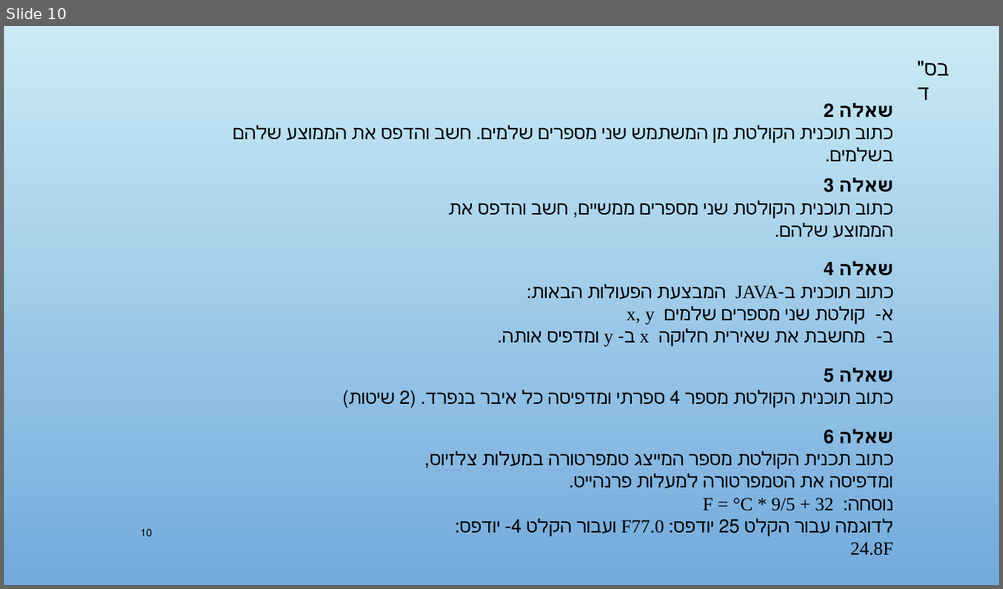
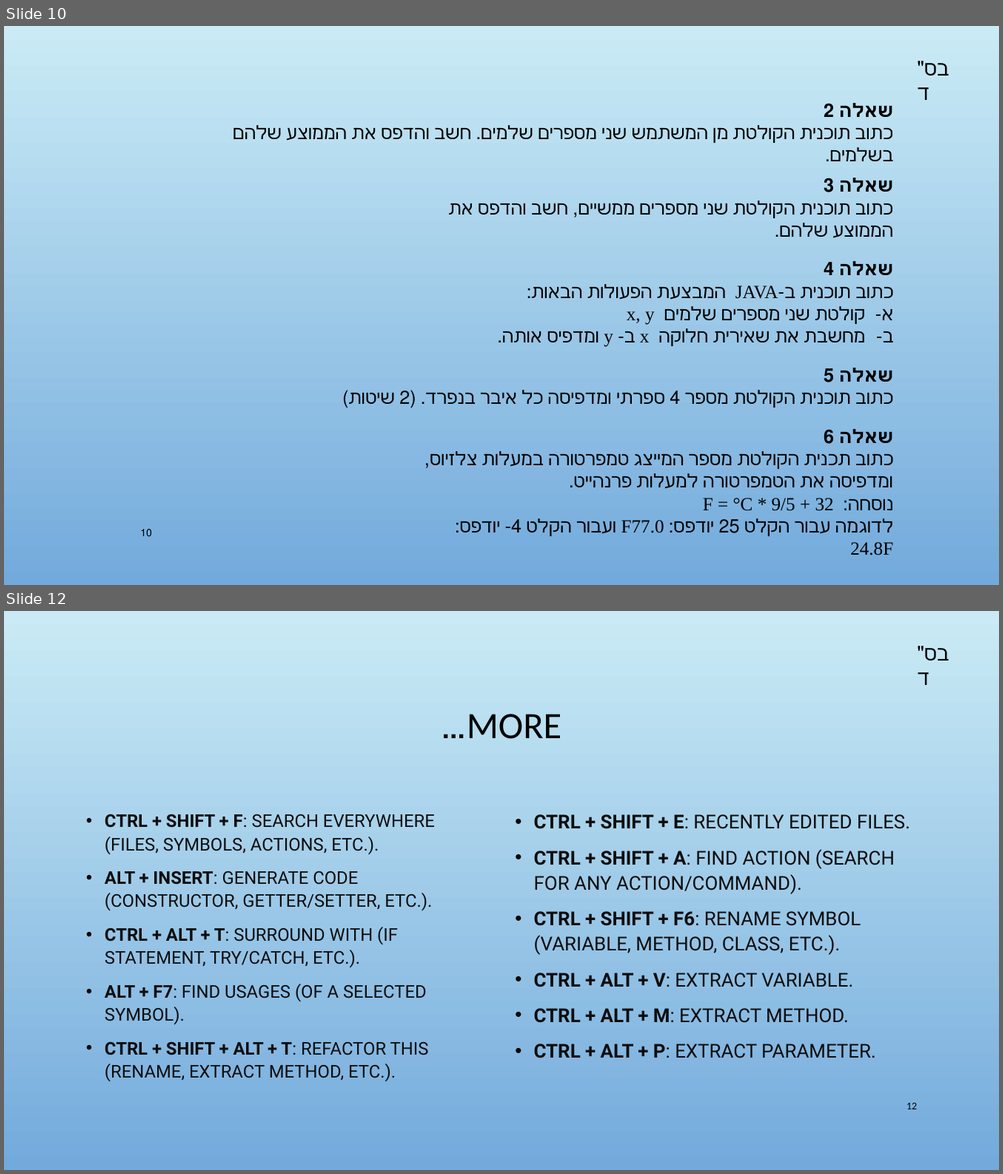
Before and after one commit to MosheOfer1/Intro_course_24, a slide deck: תרגול 1.pptx. Shown one above the other, each under a label of ours: slide 10 before the commit, slides 10 and 12 after it; the slides between them are not shown. The pictures are 1003x589 and 1003x1174 pixels, drawn with LibreOffice and Linux fonts; fonts in the diff are those of the drawing; background and template pictures are left out. Boxes give left, top, right and bottom in pixels: in the first picture for what was removed or moved away, otherwise in the second. Text is boxed around its words. In the diff, an @@ line names an element or a change of style, - is before the commit and + after.

```diff
--- a/תרגול 1.pptx
+++ b/תרגול 1.pptx
@@ slide 12 added at <box>4,611,999,1170</box>, background picture (left out); not listed: 1 template element that a slide beside it also shows @@
@@ title added at <box>466,714,561,739</box>, 36 pt, text #000000 @@
+MORE…
@@ text added at <box>105,815,435,1082</box>, 17 pt, text #0D0D0D @@
+• CTRL + SHIFT + F: SEARCH EVERYWHERE (FILES, SYMBOLS, ACTIONS, ETC.).
+• ALT + INSERT: GENERATE CODE (CONSTRUCTOR, GETTER/SETTER, ETC.).
+• CTRL + ALT + T: SURROUND WITH (IF STATEMENT, TRY/CATCH, ETC.).
+• ALT + F7: FIND USAGES (OF A SELECTED SYMBOL).
+• CTRL + SHIFT + ALT + T: REFACTOR THIS (RENAME, EXTRACT METHOD, ETC.).
@@ text added at <box>534,815,910,1059</box>, 18.5 pt, text #0D0D0D @@
+• CTRL + SHIFT + E: RECENTLY EDITED FILES.
+• CTRL + SHIFT + A: FIND ACTION (SEARCH FOR ANY ACTION/COMMAND).
+• CTRL + SHIFT + F6: RENAME SYMBOL (VARIABLE, METHOD, CLASS, ETC.).
+• CTRL + ALT + V: EXTRACT VARIABLE.
+• CTRL + ALT + M: EXTRACT METHOD.
+• CTRL + ALT + P: EXTRACT PARAMETER.
@@ page number added at <box>906,1103,916,1110</box>, 10 pt, text #000000 @@
+12
```
Also in this commit, not shown: 1 other slide added.
